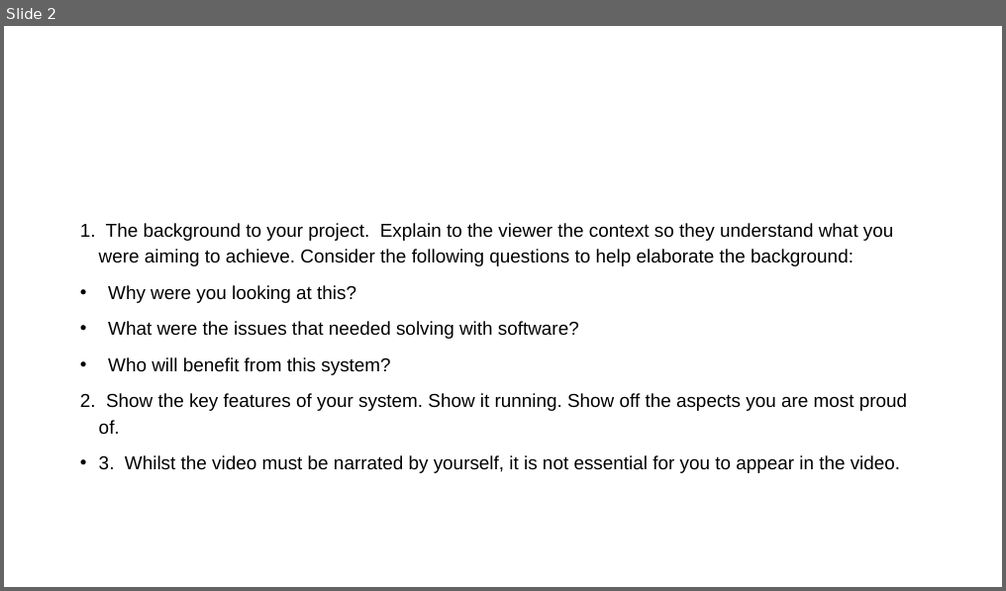
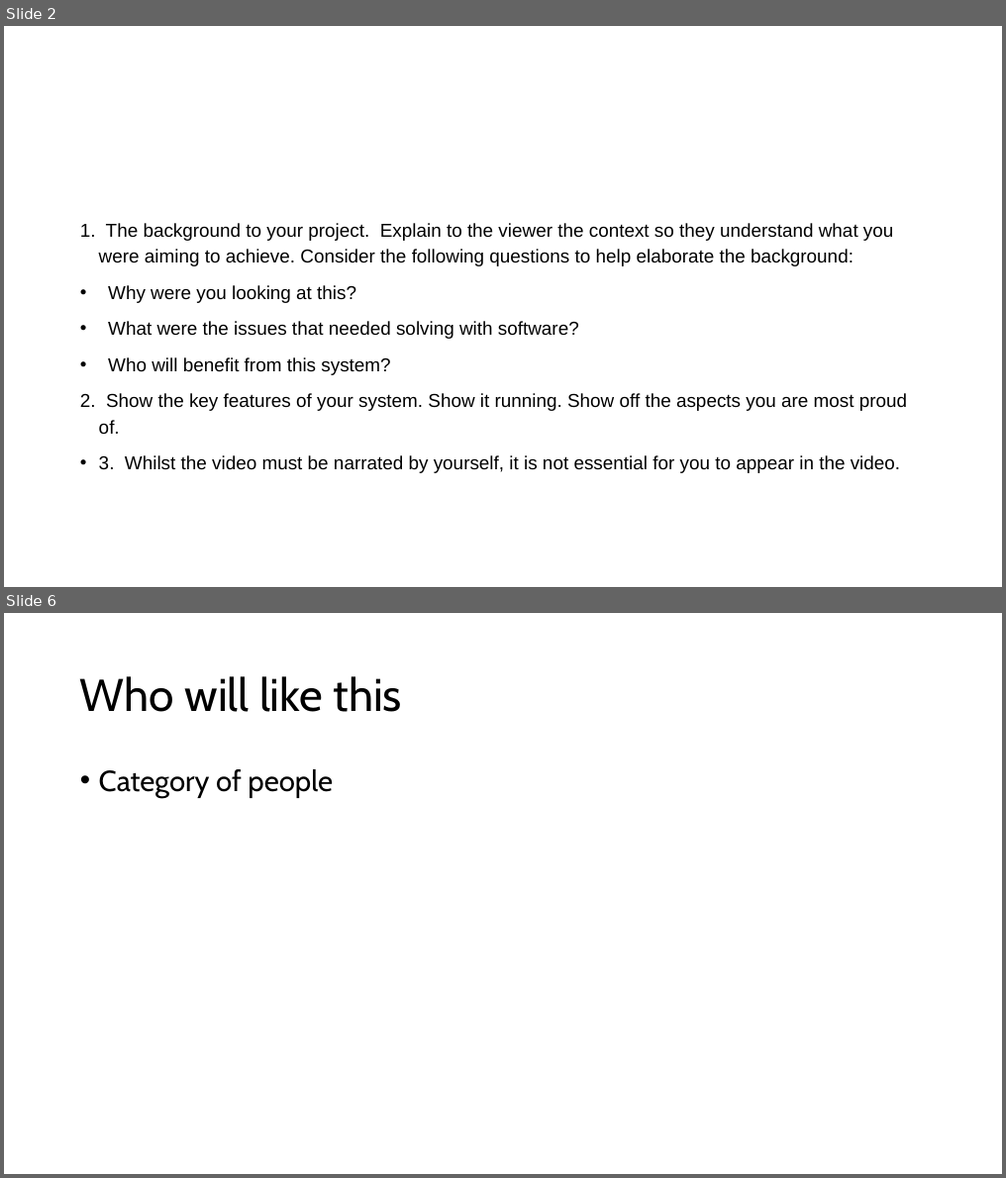
Before and after one commit to Mdot5596/Timeline-Takedown, a slide deck: Documentation/Report/Project Video.pptx. Shown one above the other, each under a label of ours: slide 2 before the commit, slides 2 and 6 after it; the slides between them are not shown. The pictures are 1006x591 and 1006x1178 pixels, drawn with LibreOffice and Linux fonts; fonts in the diff are those of the drawing. Boxes give left, top, right and bottom in pixels: in the first picture for what was removed or moved away, otherwise in the second. Text is boxed around its words. In the diff, an @@ line names an element or a change of style, - is before the commit and + after.

```diff
--- a/Documentation/Report/Project Video.pptx
+++ b/Documentation/Report/Project Video.pptx
@@ slide 6 added at [4, 613, 1002, 1174], background #FFFFFF @@
@@ title added at [80, 676, 402, 712], 44 pt, text #000000 @@
+Who will like this
@@ text added at [99, 769, 333, 798], 28 pt, text #000000 @@
+• Category of people
```
Also in this commit, not shown: 3 other slides added, 2 slides removed, 15 other files.
